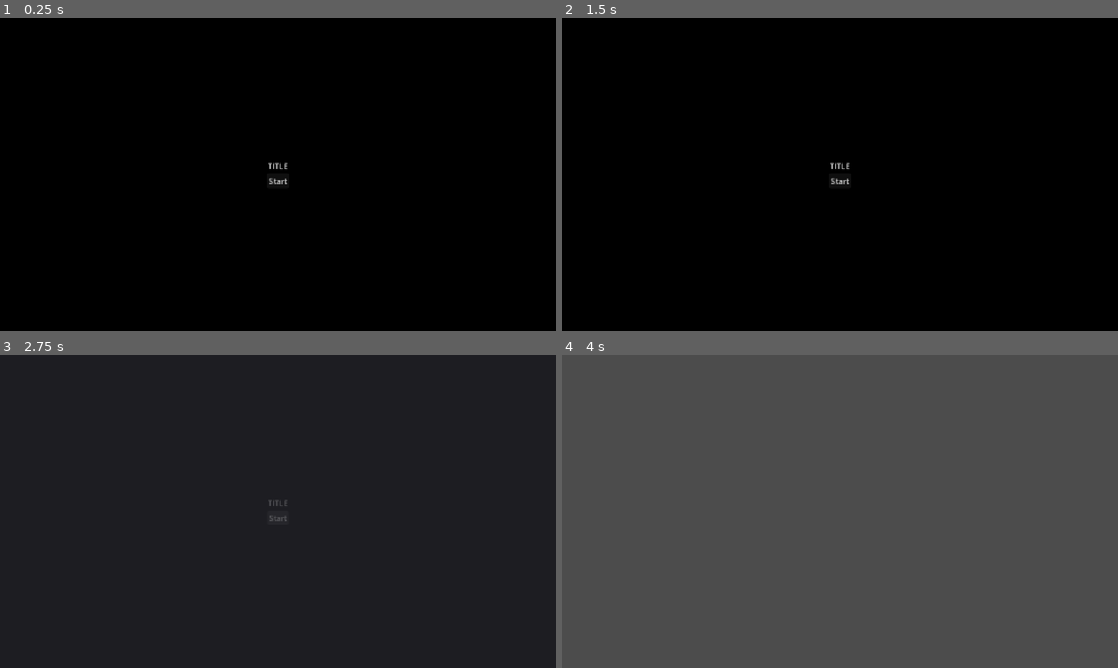
Above: before the commit, frames 1-4 (two rows, left to right).
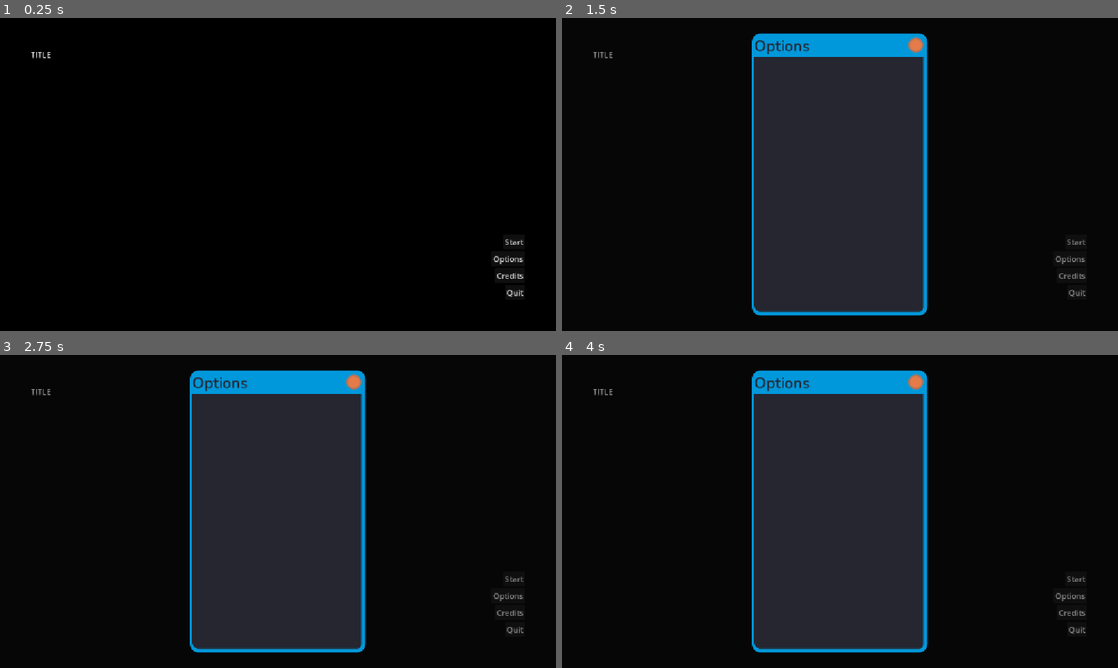
Above: after the commit, the same moments.

Repository: NotDurris/Godot-Game-Base
Game: Godot game, scene res://Levels/ScenesLogic/scene_switcher.tscn
Same seed, same stepped clock (60 frames per second), same inputs: the game is played once before the commit and once after it.
Inputs (mouse positions are in pixels of both pictures, inside the frame that each line leads up to):
- Up to frame 1 (0.25 s): no input
- Up to frame 2 (1.5 s): click (1067, 259) at 0.5 s, where only the run after the commit has a clickable "Options"; click (1073, 274) at 1.25 s, where only the run after the commit has a clickable "Credits"
- Up to frame 3 (2.75 s): click "Start" at 2 s
- Up to frame 4 (4 s): click "Start" at 2.75 s; click (1073, 580) at 3.5 s, where only the run after the commit has a clickable "Start"

The runs differ from the first frame. In frame 1, 0.4% of the frame differs, in the area x 5-95%, y 10-90%; in frame 2, 29%; in frame 3, 75%; in frame 4, 100%, in the area x 0-100%, y 0-100%.

Commit message:
Added UI Panel
Implemented a reusable ui panel for different screens and pop ups, basic functionality such as animations for appearing and disappearing, custom titles and contents

Diff:
--- a/Assets/Themes/Panels/title_bar_background.tres
+++ b/Assets/Themes/Panels/title_bar_background.tres
@@ -2,5 +2,8 @@
 
 [resource]
 bg_color = Color(0, 0.59607846, 0.85882354, 1)
-corner_radius_top_left = 16
-corner_radius_top_right = 16
+corner_radius_top_left = 15
+corner_radius_top_right = 15
+expand_margin_left = 1.0
+expand_margin_top = 1.0
+expand_margin_right = 1.0
--- a/Assets/Themes/_UI/mainmenu.tres
+++ b/Assets/Themes/_UI/mainmenu.tres
@@ -1,3 +1,8 @@
 [gd_resource type="Theme" format=3 uid="uid://mdn2knq2jrhm"]
 
+[ext_resource type="FontFile" uid="uid://wvdspsgmxewv" path="res://Assets/Fonts/Nunito-SemiBold.ttf" id="1_g7d1g"]
+
 [resource]
+HBoxContainer/constants/separation = 0
+Label/font_sizes/font_size = 32
+Label/fonts/font = ExtResource("1_g7d1g")
--- a/Assets/Themes/_UI/pausemenu.tres
+++ b/Assets/Themes/_UI/pausemenu.tres
@@ -1,7 +1,7 @@
 [gd_resource type="Theme" format=3 uid="uid://jf1feh0ph03d"]
 
 [ext_resource type="FontFile" uid="uid://wvdspsgmxewv" path="res://Assets/Fonts/Nunito-SemiBold.ttf" id="1_rqq18"]
-[ext_resource type="StyleBox" uid="uid://qcp3kjexcetq" path="res://Assets/Themes/Panels/pause_panel.tres" id="2_4k5no"]
+[ext_resource type="StyleBox" uid="uid://qcp3kjexcetq" path="res://Assets/Themes/Panels/panel_background.tres" id="2_rqq18"]
 
 [sub_resource type="StyleBoxLine" id="StyleBoxLine_jyd14"]
 color = Color(0.323, 0.361, 0.38, 0.6862745)
@@ -11,10 +11,12 @@
 
 [resource]
 Button/fonts/font = ExtResource("1_rqq18")
+HBoxContainer/constants/separation = 0
 HSeparator/constants/separation = 2
 HSeparator/styles/separator = SubResource("StyleBoxLine_jyd14")
 Label/colors/font_color = Color(0.8326371, 0.93274665, 0.9702223, 1)
 Label/font_sizes/font_size = 32
 Label/fonts/font = ExtResource("1_rqq18")
-Panel/styles/panel = ExtResource("2_4k5no")
+Panel/styles/panel = ExtResource("2_rqq18")
+PanelContainer/styles/panel = ExtResource("2_rqq18")
 VBoxContainer/constants/separation = 0
--- a/Components/Buttons/button_effects_handler.tscn
+++ /dev/null
@@ -1,7 +0,0 @@
-[gd_scene load_steps=2 format=3 uid="uid://ceb1ctsskiko1"]
-
-[ext_resource type="Script" uid="uid://4fb7vdgrqsoj" path="res://Components/Buttons/button_effects_handler.gd" id="1_gbm8b"]
-
-[node name="ButtonEffectsHandler" type="Node"]
-process_mode = 3
-script = ExtResource("1_gbm8b")
--- /dev/null
+++ b/Components/UI/Buttons/button_effects_handler.tscn
@@ -0,0 +1,7 @@
+[gd_scene format=3 uid="uid://ceb1ctsskiko1"]
+
+[ext_resource type="Script" uid="uid://4fb7vdgrqsoj" path="res://Components/UI/Buttons/button_effects_handler.gd" id="1_gbm8b"]
+
+[node name="ButtonEffectsHandler" type="Node"]
+process_mode = 3
+script = ExtResource("1_gbm8b")
--- a/Components/PauseMenu/pause.tscn
+++ b/Components/UI/PauseMenu/pause.tscn
@@ -1,12 +1,12 @@
 [gd_scene format=3 uid="uid://c6innqpihkw82"]
 
 [ext_resource type="Theme" uid="uid://jf1feh0ph03d" path="res://Assets/Themes/_UI/pausemenu.tres" id="1_k75rr"]
-[ext_resource type="Script" uid="uid://ek8fecbfsp5q" path="res://Components/PauseMenu/PauseMenu.gd" id="2_s0op3"]
+[ext_resource type="Script" uid="uid://ek8fecbfsp5q" path="res://Components/UI/PauseMenu/PauseMenu.gd" id="2_s0op3"]
 [ext_resource type="StyleBox" uid="uid://dqn7kpkgl3va5" path="res://Assets/Themes/Panels/title_bar_background.tres" id="3_bsnf7"]
 [ext_resource type="StyleBox" uid="uid://clkut08udphl" path="res://Assets/Themes/Panels/entry_background.tres" id="4_xdqja"]
-[ext_resource type="Script" uid="uid://dwho0ustv05kx" path="res://Components/PauseMenu/VolumeControl.gd" id="6_18ydo"]
+[ext_resource type="Script" uid="uid://dwho0ustv05kx" path="res://Components/UI/PauseMenu/VolumeControl.gd" id="6_18ydo"]
 [ext_resource type="StyleBox" uid="uid://bnm1kcs34crjn" path="res://Assets/Themes/Buttons/close/button.tres" id="6_xdqja"]
-[ext_resource type="PackedScene" uid="uid://ceb1ctsskiko1" path="res://Components/Buttons/button_effects_handler.tscn" id="8_t0lob"]
+[ext_resource type="PackedScene" uid="uid://ceb1ctsskiko1" path="res://Components/UI/Buttons/button_effects_handler.tscn" id="8_t0lob"]
 
 [sub_resource type="StyleBoxFlat" id="StyleBoxFlat_no1bt"]
 bg_color = Color(0.26, 0.26, 0.26, 0)
@@ -33,46 +33,59 @@
 pivot_offset = Vector2(512, 512)
 theme = ExtResource("1_k75rr")
 
-[node name="PauseTile" type="Panel" parent="Contents" unique_id=565121132]
+[node name="PauseTile" type="PanelContainer" parent="Contents" unique_id=1885241581]
 custom_minimum_size = Vector2(500, 600)
 layout_mode = 2
 mouse_filter = 1
 
 [node name="VerticalContainer" type="VBoxContainer" parent="Contents/PauseTile" unique_id=513023568]
-layout_mode = 1
-anchors_preset = 15
-anchor_right = 1.0
-anchor_bottom = 1.0
-grow_horizontal = 2
-grow_vertical = 2
+layout_mode = 2
 
-[node name="MenuTitleBar" type="Label" parent="Contents/PauseTile/VerticalContainer" unique_id=767643592]
+[node name="TitleBar" type="HBoxContainer" parent="Contents/PauseTile/VerticalContainer" unique_id=1582489146]
 layout_mode = 2
+theme_override_constants/separation = 0
+
+[node name="Title" type="Label" parent="Contents/PauseTile/VerticalContainer/TitleBar" unique_id=767643592]
+layout_mode = 2
+size_flags_horizontal = 3
 theme_override_colors/font_color = Color(0.14901961, 0.14901961, 0.1882353, 1)
 theme_override_styles/normal = ExtResource("3_bsnf7")
-text = "   Paused"
+text = "Paused"
 vertical_alignment = 1
 
-[node name="VolumeEntry" type="MarginContainer" parent="Contents/PauseTile/VerticalContainer" unique_id=2116981649]
+[node name="Close" type="Control" parent="Contents/PauseTile/VerticalContainer/TitleBar" unique_id=1230541324]
 layout_mode = 2
-theme_override_constants/margin_left = 4
-theme_override_constants/margin_right = 8
 
-[node name="PanelContainer" type="PanelContainer" parent="Contents/PauseTile/VerticalContainer/VolumeEntry" unique_id=540167108]
+[node name="CloseButton" type="Button" parent="Contents/PauseTile/VerticalContainer/TitleBar/Close" unique_id=1736560936]
+custom_minimum_size = Vector2(32, 32)
+layout_mode = 0
+offset_left = -32.0
+offset_top = 4.0
+offset_bottom = 36.0
+pivot_offset = Vector2(23.5, 25.5)
+theme_override_styles/normal = ExtResource("6_xdqja")
+theme_override_styles/pressed = ExtResource("6_xdqja")
+theme_override_styles/hover = ExtResource("6_xdqja")
+theme_override_styles/disabled = ExtResource("6_xdqja")
+theme_override_styles/focus = ExtResource("6_xdqja")
+
+[node name="ButtonEffectsHandler" parent="Contents/PauseTile/VerticalContainer/TitleBar/Close/CloseButton" unique_id=1055651236 instance=ExtResource("8_t0lob")]
+
+[node name="VolumeEntry" type="PanelContainer" parent="Contents/PauseTile/VerticalContainer" unique_id=540167108]
 layout_mode = 2
 theme_override_styles/panel = ExtResource("4_xdqja")
 
-[node name="MarginContainer" type="MarginContainer" parent="Contents/PauseTile/VerticalContainer/VolumeEntry/PanelContainer" unique_id=1533502907]
+[node name="MarginContainer" type="MarginContainer" parent="Contents/PauseTile/VerticalContainer/VolumeEntry" unique_id=1533502907]
 layout_mode = 2
 theme_override_constants/margin_left = 8
 theme_override_constants/margin_top = 8
 theme_override_constants/margin_right = 8
 theme_override_constants/margin_bottom = 8
 
-[node name="VBoxContainer" type="VBoxContainer" parent="Contents/PauseTile/VerticalContainer/VolumeEntry/PanelContainer/MarginContainer" unique_id=335755929]
+[node name="VBoxContainer" type="VBoxContainer" parent="Contents/PauseTile/VerticalContainer/VolumeEntry/MarginContainer" unique_id=335755929]
 layout_mode = 2
 
-[node name="VolumeTitle" type="Label" parent="Contents/PauseTile/VerticalContainer/VolumeEntry/PanelContainer/MarginContainer/VBoxContainer" unique_id=1211625264]
+[node name="VolumeTitle" type="Label" parent="Contents/PauseTile/VerticalContainer/VolumeEntry/MarginContainer/VBoxContainer" unique_id=1211625264]
 custom_minimum_size = Vector2(400, 0)
 layout_mode = 2
 text = "Volume"
@@ -80,7 +93,7 @@
 vertical_alignment = 1
 autowrap_mode = 3
 
-[node name="MasterVolumeLabel" type="Label" parent="Contents/PauseTile/VerticalContainer/VolumeEntry/PanelContainer/MarginContainer/VBoxContainer" unique_id=1345287624]
+[node name="MasterVolumeLabel" type="Label" parent="Contents/PauseTile/VerticalContainer/VolumeEntry/MarginContainer/VBoxContainer" unique_id=1345287624]
 custom_minimum_size = Vector2(400, 0)
 layout_mode = 2
 theme_override_font_sizes/font_size = 24
@@ -88,7 +101,7 @@
 vertical_alignment = 1
 autowrap_mode = 3
 
-[node name="MasterVolumeSlider" type="HSlider" parent="Contents/PauseTile/VerticalContainer/VolumeEntry/PanelContainer/MarginContainer/VBoxContainer" unique_id=1485538004]
+[node name="MasterVolumeSlider" type="HSlider" parent="Contents/PauseTile/VerticalContainer/VolumeEntry/MarginContainer/VBoxContainer" unique_id=1485538004]
 custom_minimum_size = Vector2(300, 0)
 layout_mode = 2
 max_value = 1.0
@@ -96,7 +109,7 @@
 script = ExtResource("6_18ydo")
 bus_name = "Master"
 
-[node name="SFXVolumeLabel" type="Label" parent="Contents/PauseTile/VerticalContainer/VolumeEntry/PanelContainer/MarginContainer/VBoxContainer" unique_id=1733145450]
+[node name="SFXVolumeLabel" type="Label" parent="Contents/PauseTile/VerticalContainer/VolumeEntry/MarginContainer/VBoxContainer" unique_id=1733145450]
 custom_minimum_size = Vector2(400, 0)
 layout_mode = 2
 theme_override_font_sizes/font_size = 24
@@ -104,7 +117,7 @@
 vertical_alignment = 1
 autowrap_mode = 3
 
-[node name="SFXVolumeSlider" type="HSlider" parent="Contents/PauseTile/VerticalContainer/VolumeEntry/PanelContainer/MarginContainer/VBoxContainer" unique_id=1447480815]
+[node name="SFXVolumeSlider" type="HSlider" parent="Contents/PauseTile/VerticalContainer/VolumeEntry/MarginContainer/VBoxContainer" unique_id=1447480815]
 custom_minimum_size = Vector2(300, 0)
 layout_mode = 2
 max_value = 1.0
@@ -112,7 +125,7 @@
 script = ExtResource("6_18ydo")
 bus_name = "SFX"
 
-[node name="MusicVolumeLabel" type="Label" parent="Contents/PauseTile/VerticalContainer/VolumeEntry/PanelContainer/MarginContainer/VBoxContainer" unique_id=1709238188]
+[node name="MusicVolumeLabel" type="Label" parent="Contents/PauseTile/VerticalContainer/VolumeEntry/MarginContainer/VBoxContainer" unique_id=1709238188]
 custom_minimum_size = Vector2(400, 0)
 layout_mode = 2
 theme_override_font_sizes/font_size = 24
@@ -120,7 +133,7 @@
 vertical_alignment = 1
 autowrap_mode = 3
 
-[node name="MusicVolumeSlider" type="HSlider" parent="Contents/PauseTile/VerticalContainer/VolumeEntry/PanelContainer/MarginContainer/VBoxContainer" unique_id=873713756]
+[node name="MusicVolumeSlider" type="HSlider" parent="Contents/PauseTile/VerticalContainer/VolumeEntry/MarginContainer/VBoxContainer" unique_id=873713756]
 custom_minimum_size = Vector2(300, 0)
 layout_mode = 2
 max_value = 1.0
@@ -155,19 +168,4 @@
 vertical_alignment = 1
 autowrap_mode = 3
 
-[node name="CloseButton" type="Button" parent="Contents/PauseTile" unique_id=1736560936]
-layout_mode = 0
-offset_left = 455.0
-offset_top = 6.0
-offset_right = 487.0
-offset_bottom = 38.0
-pivot_offset = Vector2(23.5, 25.5)
-theme_override_styles/normal = ExtResource("6_xdqja")
-theme_override_styles/pressed = ExtResource("6_xdqja")
-theme_override_styles/hover = ExtResource("6_xdqja")
-theme_override_styles/disabled = ExtResource("6_xdqja")
-theme_override_styles/focus = ExtResource("6_xdqja")
-
-[node name="ButtonEffectsHandler" parent="Contents/PauseTile/CloseButton" unique_id=1055651236 instance=ExtResource("8_t0lob")]
-
-[connection signal="pressed" from="Contents/PauseTile/CloseButton" to="." method="unpause"]
+[connection signal="pressed" from="Contents/PauseTile/VerticalContainer/TitleBar/Close/CloseButton" to="." method="unpause"]
--- /dev/null
+++ b/Components/UI/UIPanel/panel_logic.gd
@@ -0,0 +1,46 @@
+extends Control
+
+@export var panel_title : String
+var background_colour : Color
+
+@export_group("Panel Animation Settings")
+@export var show_duration : float = 0.4
+@export var show_tween_trans : Tween.TransitionType = Tween.TRANS_BACK
+@export var show_tween_ease : Tween.EaseType = Tween.EASE_OUT
+
+@export var hide_duration : float = 0.3
+@export var hide_tween_trans : Tween.TransitionType = Tween.TRANS_BACK
+@export var hide_tween_ease : Tween.EaseType = Tween.EASE_IN
+
+@onready var title_label : Label = $MarginContainer/HBoxContainer/PanelContainer/VBoxContainer/TitleBar/Title
+@onready var background : ColorRect = $Background
+@onready var contents : Control = $MarginContainer
+
+
+func _ready() -> void:
+	title_label.text = panel_title
+	background_colour = background.color
+	initialise_layout()
+	hide()
+
+func initialise_layout():
+	set_anchor_and_offset(SIDE_RIGHT, 1.0, 0)
+	set_anchor_and_offset(SIDE_BOTTOM, 1.0, 0)
+	set_anchor_and_offset(SIDE_LEFT, 0.0, 0)
+	set_anchor_and_offset(SIDE_TOP, 0.0, 0)
+	contents.pivot_offset = size * 0.5
+
+func show_panel():
+	show()
+	contents.scale = Vector2.ZERO
+	var tweener = create_tween()
+	tweener.set_trans(show_tween_trans).set_ease(show_tween_ease).set_parallel()
+	tweener.tween_property(contents, "scale", Vector2.ONE, show_duration)
+	tweener.tween_property(background, "color", background_colour, show_duration * 0.5)
+
+func hide_panel():
+	var tweener = create_tween()
+	tweener.set_trans(hide_tween_trans).set_ease(hide_tween_ease).set_parallel()
+	tweener.tween_property(contents, "scale", Vector2.ZERO, hide_duration)
+	tweener.tween_property(background, "color", Color(background_colour, 0.0), hide_duration * 1.2)
+	tweener.chain().tween_callback(hide)
--- /dev/null
+++ b/Components/UI/UIPanel/ui_panel.tscn
@@ -0,0 +1,90 @@
+[gd_scene format=3 uid="uid://lbja0ku3jm2o"]
+
+[ext_resource type="StyleBox" uid="uid://qcp3kjexcetq" path="res://Assets/Themes/Panels/panel_background.tres" id="1_alvg1"]
+[ext_resource type="Script" uid="uid://dcdl8x4jty1ec" path="res://Components/UI/UIPanel/panel_logic.gd" id="1_wlgud"]
+[ext_resource type="StyleBox" uid="uid://dqn7kpkgl3va5" path="res://Assets/Themes/Panels/title_bar_background.tres" id="2_wlgud"]
+[ext_resource type="StyleBox" uid="uid://bnm1kcs34crjn" path="res://Assets/Themes/Buttons/close/button.tres" id="3_f6fbm"]
+[ext_resource type="PackedScene" uid="uid://ceb1ctsskiko1" path="res://Components/UI/Buttons/button_effects_handler.tscn" id="4_5t3e3"]
+
+[node name="UIPanel" type="Control" unique_id=1256259504]
+layout_mode = 3
+anchors_preset = 15
+anchor_right = 1.0
+anchor_bottom = 1.0
+grow_horizontal = 2
+grow_vertical = 2
+script = ExtResource("1_wlgud")
+
+[node name="Background" type="ColorRect" parent="." unique_id=1234555341]
+layout_mode = 1
+anchors_preset = 15
+anchor_right = 1.0
+anchor_bottom = 1.0
+grow_horizontal = 2
+grow_vertical = 2
+color = Color(0.06, 0.06, 0.06, 0.38431373)
+
+[node name="MarginContainer" type="MarginContainer" parent="." unique_id=1030746171]
+layout_mode = 1
+anchors_preset = 15
+anchor_right = 1.0
+anchor_bottom = 1.0
+grow_horizontal = 2
+grow_vertical = 2
+theme_override_constants/margin_left = 32
+theme_override_constants/margin_top = 32
+theme_override_constants/margin_right = 32
+theme_override_constants/margin_bottom = 32
+
+[node name="HBoxContainer" type="HBoxContainer" parent="MarginContainer" unique_id=1715511925]
+layout_mode = 2
+
+[node name="Spacer" type="Control" parent="MarginContainer/HBoxContainer" unique_id=747387513]
+layout_mode = 2
+size_flags_horizontal = 3
+
+[node name="PanelContainer" type="PanelContainer" parent="MarginContainer/HBoxContainer" unique_id=849290672]
+layout_mode = 2
+size_flags_horizontal = 3
+theme_override_styles/panel = ExtResource("1_alvg1")
+
+[node name="VBoxContainer" type="VBoxContainer" parent="MarginContainer/HBoxContainer/PanelContainer" unique_id=1274551440]
+layout_mode = 2
+theme_override_constants/separation = 0
+
+[node name="TitleBar" type="HBoxContainer" parent="MarginContainer/HBoxContainer/PanelContainer/VBoxContainer" unique_id=636281053]
+layout_mode = 2
+theme_override_constants/separation = 0
+
+[node name="Title" type="Label" parent="MarginContainer/HBoxContainer/PanelContainer/VBoxContainer/TitleBar" unique_id=269908201]
+custom_minimum_size = Vector2(0, 40)
+layout_mode = 2
+size_flags_horizontal = 3
+theme_override_colors/font_color = Color(0.14901961, 0.14901961, 0.1882353, 1)
+theme_override_styles/normal = ExtResource("2_wlgud")
+text = "Title"
+vertical_alignment = 1
+
+[node name="Close" type="Control" parent="MarginContainer/HBoxContainer/PanelContainer/VBoxContainer/TitleBar" unique_id=1991571259]
+layout_mode = 2
+
+[node name="CloseButton" type="Button" parent="MarginContainer/HBoxContainer/PanelContainer/VBoxContainer/TitleBar/Close" unique_id=1618942533]
+custom_minimum_size = Vector2(32, 32)
+layout_mode = 0
+offset_left = -32.0
+offset_top = 4.0
+offset_bottom = 36.0
+pivot_offset = Vector2(23.5, 25.5)
+theme_override_styles/normal = ExtResource("3_f6fbm")
+theme_override_styles/pressed = ExtResource("3_f6fbm")
+theme_override_styles/hover = ExtResource("3_f6fbm")
+theme_override_styles/disabled = ExtResource("3_f6fbm")
+theme_override_styles/focus = ExtResource("3_f6fbm")
+
+[node name="ButtonEffectsHandler" parent="MarginContainer/HBoxContainer/PanelContainer/VBoxContainer/TitleBar/Close/CloseButton" unique_id=1061448880 instance=ExtResource("4_5t3e3")]
+
+[node name="Spacer2" type="Control" parent="MarginContainer/HBoxContainer" unique_id=603292399]
+layout_mode = 2
+size_flags_horizontal = 3
+
+[connection signal="pressed" from="MarginContainer/HBoxContainer/PanelContainer/VBoxContainer/TitleBar/Close/CloseButton" to="." method="hide_panel"]
--- a/Levels/EndScene.tscn
+++ b/Levels/EndScene.tscn
@@ -1,9 +1,9 @@
-[gd_scene load_steps=6 format=3 uid="uid://lea8vy1i21ir"]
+[gd_scene format=3 uid="uid://lea8vy1i21ir"]
 
 [ext_resource type="Script" uid="uid://ccy4xsxwcr4u8" path="res://Levels/ScenesLogic/level.gd" id="1_0g10a"]
-[ext_resource type="FontFile" uid="uid://brxa21qrrcoon" path="res://Assets/Fonts/honey_crepes/Honey Crepes.otf" id="1_8kqio"]
-[ext_resource type="Theme" uid="uid://cgmlp3f7labl4" path="res://Assets/Themes/CustomTheme.tres" id="2_2nsuf"]
-[ext_resource type="PackedScene" uid="uid://ceb1ctsskiko1" path="res://Components/Buttons/button_effects_handler.tscn" id="3_7h3ir"]
+[ext_resource type="FontFile" path="res://Assets/Fonts/honey_crepes/Honey Crepes.otf" id="1_8kqio"]
+[ext_resource type="Theme" path="res://Assets/Themes/CustomTheme.tres" id="2_2nsuf"]
+[ext_resource type="PackedScene" uid="uid://ceb1ctsskiko1" path="res://Components/UI/Buttons/button_effects_handler.tscn" id="3_7h3ir"]
 [ext_resource type="Script" uid="uid://ds3m6bxligeht" path="res://Levels/ScenesLogic/change_level.gd" id="4_hb2gh"]
 
 [node name="EndLevel" type="Node"]
--- a/Levels/MainMenu.tscn
+++ b/Levels/MainMenu.tscn
@@ -3,12 +3,22 @@
 [ext_resource type="Script" uid="uid://ccy4xsxwcr4u8" path="res://Levels/ScenesLogic/level.gd" id="1_720qt"]
 [ext_resource type="Theme" uid="uid://mdn2knq2jrhm" path="res://Assets/Themes/_UI/mainmenu.tres" id="2_65ows"]
 [ext_resource type="Script" uid="uid://ds3m6bxligeht" path="res://Levels/ScenesLogic/change_level.gd" id="4_2ld8x"]
-[ext_resource type="PackedScene" uid="uid://ceb1ctsskiko1" path="res://Components/Buttons/button_effects_handler.tscn" id="4_mnhpt"]
+[ext_resource type="PackedScene" uid="uid://ceb1ctsskiko1" path="res://Components/UI/Buttons/button_effects_handler.tscn" id="4_mnhpt"]
+[ext_resource type="PackedScene" uid="uid://lbja0ku3jm2o" path="res://Components/UI/UIPanel/ui_panel.tscn" id="5_gerv3"]
 
 [node name="MainMenu" type="Node" unique_id=6212812]
 script = ExtResource("1_720qt")
 current_level = "MainMenu"
 next_level = "Game"
+
+[node name="Background" type="ColorRect" parent="." unique_id=1984291040]
+z_index = -10
+anchors_preset = 15
+anchor_right = 1.0
+anchor_bottom = 1.0
+grow_horizontal = 2
+grow_vertical = 2
+color = Color(0, 0, 0, 1)
 
 [node name="MainMenu" type="Control" parent="." unique_id=895278676]
 z_index = 10
@@ -20,26 +30,22 @@
 grow_vertical = 2
 theme = ExtResource("2_65ows")
 
-[node name="Background" type="ColorRect" parent="MainMenu" unique_id=1984291040]
-z_index = -10
+[node name="Main" type="MarginContainer" parent="MainMenu" unique_id=1181423939]
 layout_mode = 1
 anchors_preset = 15
 anchor_right = 1.0
 anchor_bottom = 1.0
 grow_horizontal = 2
 grow_vertical = 2
-color = Color(0, 0, 0, 1)
+theme_override_constants/margin_left = 64
+theme_override_constants/margin_top = 64
+theme_override_constants/margin_right = 64
+theme_override_constants/margin_bottom = 64
 
-[node name="Contents" type="VBoxContainer" parent="MainMenu" unique_id=1716330542]
-layout_mode = 1
-anchors_preset = 15
-anchor_right = 1.0
-anchor_bottom = 1.0
-grow_horizontal = 2
-grow_vertical = 2
-alignment = 1
+[node name="Title" type="VBoxContainer" parent="MainMenu/Main" unique_id=1716330542]
+layout_mode = 2
 
-[node name="Title" type="RichTextLabel" parent="MainMenu/Contents" unique_id=253298998]
+[node name="TitleLabel" type="RichTextLabel" parent="MainMenu/Main/Title" unique_id=253298998]
 clip_contents = false
 custom_minimum_size = Vector2(900, 0)
 layout_mode = 2
@@ -47,16 +53,54 @@
 text = "TITLE"
 fit_content = true
 scroll_active = false
-horizontal_alignment = 1
 vertical_alignment = 1
 
-[node name="Start" type="Button" parent="MainMenu/Contents" unique_id=1537463511 node_paths=PackedStringArray("level")]
+[node name="Buttons" type="VBoxContainer" parent="MainMenu/Main" unique_id=1106015179]
 layout_mode = 2
-size_flags_horizontal = 4
+alignment = 2
+
+[node name="Start" type="Button" parent="MainMenu/Main/Buttons" unique_id=1537463511 node_paths=PackedStringArray("level")]
+layout_mode = 2
+size_flags_horizontal = 8
 size_flags_vertical = 4
 text = "Start"
 script = ExtResource("4_2ld8x")
 target_level = "Game"
-level = NodePath("../../..")
+level = NodePath("../../../..")
 
-[node name="ButtonEffectsHandler" parent="MainMenu/Contents/Start" unique_id=1032871446 instance=ExtResource("4_mnhpt")]
+[node name="ButtonEffectsHandler" parent="MainMenu/Main/Buttons/Start" unique_id=1032871446 instance=ExtResource("4_mnhpt")]
+
+[node name="Options" type="Button" parent="MainMenu/Main/Buttons" unique_id=421155739]
+layout_mode = 2
+size_flags_horizontal = 8
+size_flags_vertical = 4
+text = "Options"
+
+[node name="ButtonEffectsHandler" parent="MainMenu/Main/Buttons/Options" unique_id=2118135588 instance=ExtResource("4_mnhpt")]
+
+[node name="Credits" type="Button" parent="MainMenu/Main/Buttons" unique_id=1207000227]
+layout_mode = 2
+size_flags_horizontal = 8
+size_flags_vertical = 4
+text = "Credits"
+
+[node name="ButtonEffectsHandler" parent="MainMenu/Main/Buttons/Credits" unique_id=749534321 instance=ExtResource("4_mnhpt")]
+
+[node name="Quit" type="Button" parent="MainMenu/Main/Buttons" unique_id=1009462710]
+layout_mode = 2
+size_flags_horizontal = 8
+size_flags_vertical = 4
+text = "Quit"
+
+[node name="ButtonEffectsHandler" parent="MainMenu/Main/Buttons/Quit" unique_id=1765594775 instance=ExtResource("4_mnhpt")]
+
+[node name="Options_UIPanel" parent="MainMenu" unique_id=1651188732 instance=ExtResource("5_gerv3")]
+layout_mode = 1
+panel_title = "Options"
+
+[node name="Credits_UIPanel" parent="MainMenu" unique_id=1256259504 instance=ExtResource("5_gerv3")]
+layout_mode = 1
+panel_title = "Credits"
+
+[connection signal="pressed" from="MainMenu/Main/Buttons/Options" to="MainMenu/Options_UIPanel" method="show_panel"]
+[connection signal="pressed" from="MainMenu/Main/Buttons/Credits" to="MainMenu/Credits_UIPanel" method="show_panel"]
--- a/Levels/ScenesLogic/scene_switcher.tscn
+++ b/Levels/ScenesLogic/scene_switcher.tscn
@@ -2,7 +2,7 @@
 
 [ext_resource type="Script" uid="uid://dye4xxdqa2tw0" path="res://Levels/ScenesLogic/scene_switcher.gd" id="1_cq6vg"]
 [ext_resource type="PackedScene" uid="uid://dr6p4s5grffi7" path="res://Levels/MainMenu.tscn" id="2_kmwfx"]
-[ext_resource type="PackedScene" uid="uid://c6innqpihkw82" path="res://Components/PauseMenu/pause.tscn" id="2_m1eww"]
+[ext_resource type="PackedScene" uid="uid://c6innqpihkw82" path="res://Components/UI/PauseMenu/pause.tscn" id="2_m1eww"]
 
 [sub_resource type="Shader" id="Shader_8btal"]
 code = "shader_type canvas_item;
Renamed: Assets/Themes/Panels/pause_panel.tres -> Assets/Themes/Panels/panel_background.tres
Renamed: Components/Buttons/MainMenuButton.gd -> Components/UI/Buttons/MainMenuButton.gd
Renamed: Components/Buttons/MainMenuButton.gd.uid -> Components/UI/Buttons/MainMenuButton.gd.uid
Renamed: Components/Buttons/button_effects_handler.gd -> Components/UI/Buttons/button_effects_handler.gd
Renamed: Components/Buttons/button_effects_handler.gd.uid -> Components/UI/Buttons/button_effects_handler.gd.uid
Renamed: Components/PauseMenu/PauseButton.gd -> Components/UI/PauseMenu/PauseButton.gd
Renamed: Components/PauseMenu/PauseButton.gd.uid -> Components/UI/PauseMenu/PauseButton.gd.uid
Renamed: Components/PauseMenu/PauseMenu.gd -> Components/UI/PauseMenu/PauseMenu.gd
Renamed: Components/PauseMenu/PauseMenu.gd.uid -> Components/UI/PauseMenu/PauseMenu.gd.uid
Renamed: Components/PauseMenu/VolumeControl.gd -> Components/UI/PauseMenu/VolumeControl.gd
Renamed: Components/PauseMenu/VolumeControl.gd.uid -> Components/UI/PauseMenu/VolumeControl.gd.uid
Not shown, added: Components/UI/UIPanel/panel_logic.gd.uid
